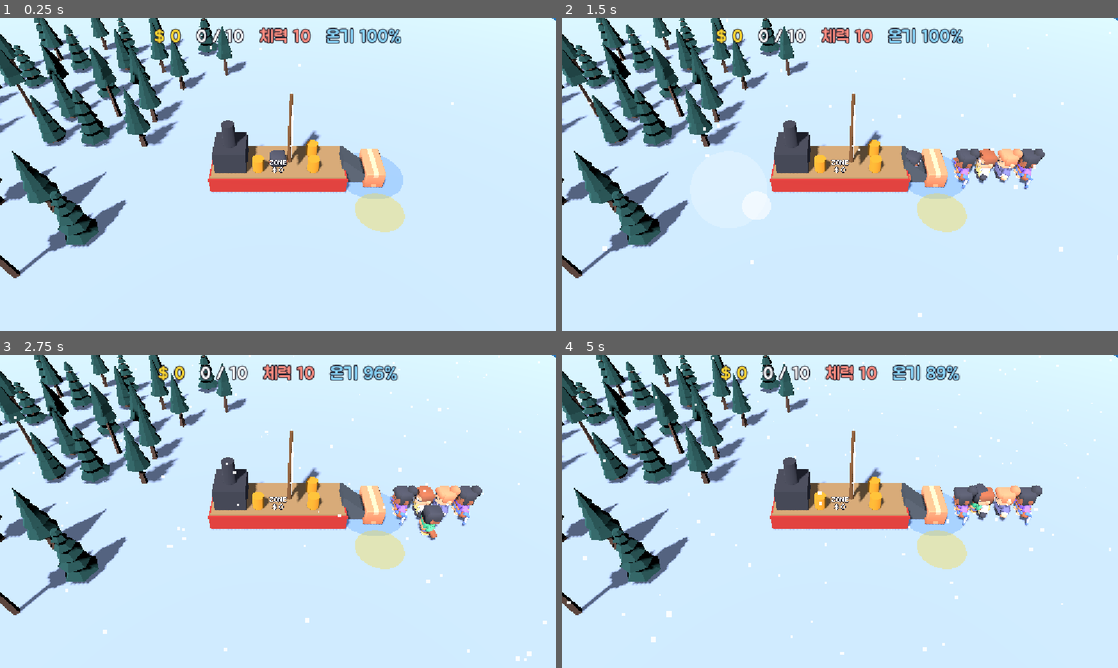
Above: before the commit, frames 1-4 (two rows, left to right).
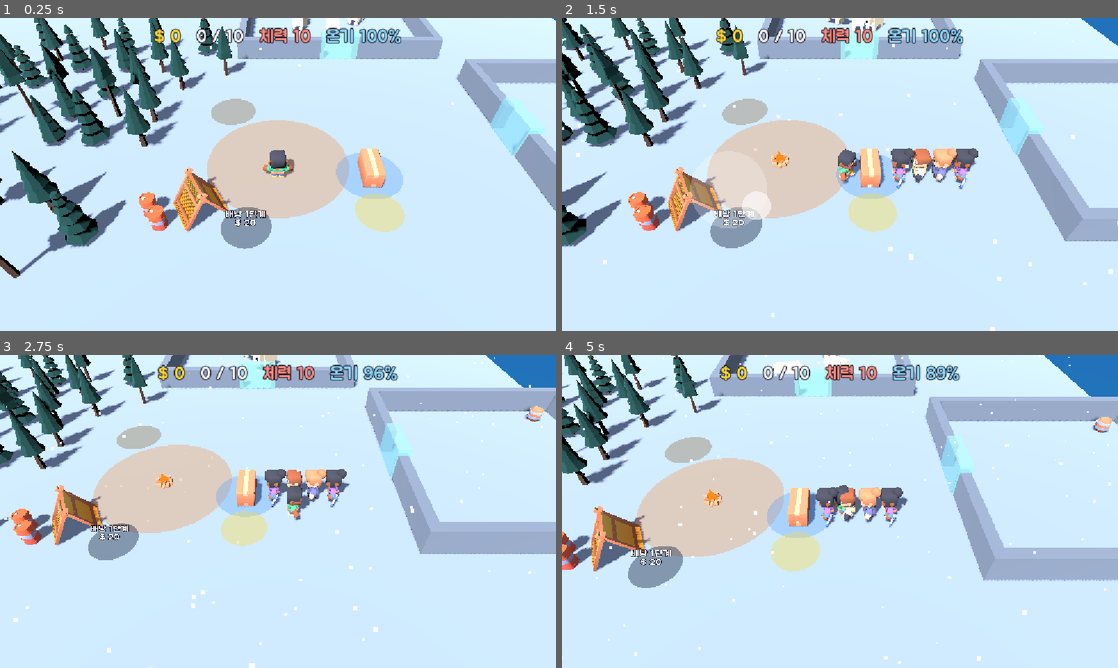
Above: after the commit, the same moments.

Repository: kimpro4214/FrostCamp
Game: Godot game, scene res://frost_camp/scenes/main.tscn
Same seed, same stepped clock (60 frames per second), same inputs: the game is played once before the commit and once after it.
Inputs (mouse positions are in pixels of both pictures, inside the frame that each line leads up to):
- Up to frame 1 (0.25 s): no input
- Up to frame 2 (1.5 s): move the mouse to (962, 158) at 0.52 s; hold D 0.53-1.25 s; click (962, 158) at 0.67 s; drag from (728, 190) to (812, 237) at 1.27 s
- Up to frame 3 (2.75 s): move the mouse to (333, 442) at 2.02 s; hold D from 2.03 s (still down)
- Up to frame 4 (5 s): release D at 2.75 s; drag from (812, 574) to (673, 464) at 2.77 s; move the mouse to (1006, 558) at 3.52 s; hold A 3.53-4.25 s; drag from (673, 464) to (756, 433) at 4.27 s

The runs differ from the first frame. In frame 1, 16% of the frame differs, in the area x 2-100%, y 0-82%; in frame 2, 36%; in frame 3, 35%; in frame 4, 38%, in the area x 0-100%, y 0-99%.
Error before the commit: Invalid call to function 'setup' in base 'Node3D (zone_view.gd)'. Expected 4 argument(s). (res://frost_camp/scenes/main.gd:54)

Commit message:
feat: 프로스트 캠프 시설 체력바·파손 연출·수리 존 화면 추가

Diff:
--- a/frost_camp/data/text.json
+++ b/frost_camp/data/text.json
@@ -16,6 +16,7 @@
 		"ship_engine": "엔진",
 		"ship_blade": "쇄빙날",
 		"ship_mast": "돛대",
-		"ship_fuel": "연료"
+		"ship_fuel": "연료",
+		"repair": "수리"
 	}
 }
--- a/frost_camp/scenes/main.gd
+++ b/frost_camp/scenes/main.gd
@@ -9,6 +9,7 @@
 const RegionScene := preload("res://frost_camp/scenes/region.tscn")
 const WorkerScene := preload("res://frost_camp/scenes/worker.tscn")
 const HeatScene := preload("res://frost_camp/scenes/heat.tscn")
+const StructureView := preload("res://frost_camp/scenes/structure_view.gd")
 const Juice := preload("res://frost_camp/scenes/juice.gd")
 const Sfx := preload("res://frost_camp/scenes/sfx.gd")
 const ESCAPE_SAIL_TIME := 5.0
@@ -51,7 +52,9 @@
 	for i in sim.zones.size():
 		var zone := ZoneScene.instantiate()
 		$Zones.add_child(zone)
-		zone.setup(sim, i, zone_names.get(sim.zones[i].id, sim.zones[i].id))
+		var purchase_zone := sim.zones[i]
+		zone.setup(sim, purchase_zone, zone_names.get(purchase_zone.id, purchase_zone.id),
+			func() -> bool: return sim.is_zone_available(purchase_zone))
 	for i in sim.bears.size():
 		var bear := BearScene.instantiate()
 		$Bears.add_child(bear)
@@ -66,6 +69,7 @@
 		heat.setup(sim, i)
 	_place_decor(GameData.load_json(GameData.LAYOUT_PATH).decor)
 	$Woodpile.setup(sim)
+	_place_structures(zone_names.get("repair", "repair"))
 	$Ship.setup(sim)
 	sim.worker_hired.connect(_on_worker_hired)
 	sim.zone_purchased.connect(_on_zone_purchased)
@@ -80,6 +84,22 @@
 	_bake_navigation()
 
 
+## 시설마다 체력 표시와 수리 존을 붙인다. 판매대는 계산대 모델, 적치장은 통나무 더미가 부서지는 대상이다.
+func _place_structures(repair_name: String) -> void:
+	for i in sim.structures.size():
+		var structure := sim.structures[i]
+		var target: Node3D = $Woodpile/Logs
+		for j in sim.stalls.size():
+			if sim.stalls[j].structure == structure:
+				target = $Stalls.get_child(j).get_node("Counter")
+		var view := StructureView.new()
+		$Structures.add_child(view)
+		view.setup(sim, i, target)
+		var zone := ZoneScene.instantiate()
+		$Zones.add_child(zone)
+		zone.setup(sim, structure.repair, repair_name, structure.is_broken)
+
+
 ## sim 이벤트마다 효과음을 붙인다.
 func _connect_sounds() -> void:
 	sim.tree_hit.connect(func(i: int, _a: SimAgent) -> void: _sfx.play_at("chop", sim.trees[i].pos))
@@ -90,6 +110,9 @@
 	sim.zone_purchased.connect(func(_id: String, _level: int) -> void: _sfx.play("purchase"))
 	sim.worker_hired.connect(func(_i: int) -> void: _sfx.play("hire"))
 	sim.game_won.connect(func() -> void: _sfx.play("win"))
+	sim.structure_hit.connect(func(i: int, _damage: int) -> void: _sfx.play_at("crack", sim.structures[i].pos))
+	sim.structure_broken.connect(func(i: int) -> void: _sfx.play_at("break", sim.structures[i].pos))
+	sim.structure_repaired.connect(func(_i: int) -> void: _sfx.play("purchase"))
 
 
 ## 돈이 줄면(구매 존에 넣는 중) 틱, 등 뒤 스택이 늘면 집는 소리, 줄면 내려놓는 소리, 걸으면 발소리.
--- a/frost_camp/scenes/main.tscn
+++ b/frost_camp/scenes/main.tscn
@@ -112,6 +112,8 @@
 
 [node name="Woodpile" parent="." instance=ExtResource("5_woodpile")]
 
+[node name="Structures" type="Node3D" parent="."]
+
 [node name="Workers" type="Node3D" parent="."]
 
 [node name="Player" parent="." instance=ExtResource("3_player")]
--- a/frost_camp/scenes/sfx.gd
+++ b/frost_camp/scenes/sfx.gd
@@ -20,6 +20,8 @@
 	"step": [["impact/footstep_snow_000", "impact/footstep_snow_001", "impact/footstep_snow_002",
 		"impact/footstep_snow_003", "impact/footstep_snow_004"], -14.0, 0.15],
 	"win": [["jingles/jingles_SAX01"], 0.0, 1.0],
+	"crack": [["impact/impactPlank_medium_000", "impact/impactPlank_medium_001", "impact/impactPlank_medium_002"], 0.0, 0.06],
+	"break": [["impact/impactWood_heavy_000", "impact/impactWood_heavy_001", "impact/impactWood_heavy_002"], 5.0, 0.2],
 }
 const VOICES := 16
 const PITCH_JITTER := 0.08
--- /dev/null
+++ b/frost_camp/scenes/structure_view.gd
@@ -0,0 +1,136 @@
+extends Node3D
+## 기지 시설 하나의 체력 표시. 다치면 머리 위에 체력바가 뜨고, 맞을 때마다 빨간 숫자와 흔들림이 나온다.
+## 부서지면 대상 모델이 기울고 어두워지며 연기가 나고, 수리되면 원래대로 튀어 오른다.
+
+const Juice := preload("res://frost_camp/scenes/juice.gd")
+const BAR_WIDTH := 1.6
+const BAR_HEIGHT := 0.16
+## 시설 종류별 체력바 높이
+const BAR_Y := {"stall": 2.4, "woodpile": 1.8}
+const FULL_COLOR := Color(0.35, 0.85, 0.4)
+const LOW_COLOR := Color(0.95, 0.3, 0.25)
+const BROKEN_TILT := 0.3
+
+var sim: FrostSim
+var index: int
+var _target: Node3D
+var _bar: Node3D
+var _fill: MeshInstance3D
+var _fill_material: StandardMaterial3D
+var _smoke: CPUParticles3D
+var _dark: StandardMaterial3D
+var _base_position: Vector3
+var _base_scale: Vector3
+
+
+## target은 부서질 때 기울이고 어둡게 만들 모델이다.
+func setup(frost_sim: FrostSim, structure_index: int, target: Node3D) -> void:
+	sim = frost_sim
+	index = structure_index
+	_target = target
+	_base_position = target.position
+	_base_scale = target.scale
+	var structure := sim.structures[index]
+	position = Vector3(structure.pos.x, 0.0, structure.pos.y)
+	_build_bar(BAR_Y.get(structure.kind, 2.0))
+	_build_smoke()
+	_dark = StandardMaterial3D.new()
+	_dark.shading_mode = BaseMaterial3D.SHADING_MODE_UNSHADED
+	_dark.transparency = BaseMaterial3D.TRANSPARENCY_ALPHA
+	_dark.albedo_color = Color(0.08, 0.06, 0.06, 0.55)
+	sim.structure_hit.connect(_on_hit)
+	sim.structure_broken.connect(_on_broken)
+	sim.structure_repaired.connect(_on_repaired)
+
+
+func _process(_delta: float) -> void:
+	var structure := sim.structures[index]
+	_bar.visible = structure.hp < structure.max_hp
+	var ratio := float(structure.hp) / structure.max_hp
+	_fill.scale.x = maxf(ratio, 0.001)
+	_fill.position.x = -BAR_WIDTH * (1.0 - ratio) / 2.0
+	_fill_material.albedo_color = LOW_COLOR.lerp(FULL_COLOR, ratio)
+
+
+func _build_bar(height: float) -> void:
+	_bar = Node3D.new()
+	_bar.position.y = height
+	add_child(_bar)
+	var back := MeshInstance3D.new()
+	back.mesh = _box(Vector3(BAR_WIDTH + 0.08, BAR_HEIGHT + 0.08, 0.04), Color(0.1, 0.1, 0.14))
+	_bar.add_child(back)
+	_fill = MeshInstance3D.new()
+	_fill.mesh = _box(Vector3(BAR_WIDTH, BAR_HEIGHT, 0.06), FULL_COLOR)
+	_fill_material = _fill.mesh.material
+	_bar.add_child(_fill)
+	_bar.visible = false
+
+
+func _build_smoke() -> void:
+	_smoke = CPUParticles3D.new()
+	var mesh := SphereMesh.new()
+	mesh.radius = 0.25
+	mesh.height = 0.5
+	var material := StandardMaterial3D.new()
+	material.shading_mode = BaseMaterial3D.SHADING_MODE_UNSHADED
+	material.transparency = BaseMaterial3D.TRANSPARENCY_ALPHA
+	material.albedo_color = Color(0.3, 0.3, 0.32, 0.6)
+	mesh.material = material
+	_smoke.mesh = mesh
+	_smoke.emitting = false
+	_smoke.amount = 10
+	_smoke.lifetime = 1.6
+	_smoke.position.y = 0.8
+	_smoke.direction = Vector3.UP
+	_smoke.spread = 20.0
+	_smoke.gravity = Vector3(0.0, 0.6, 0.0)
+	_smoke.initial_velocity_min = 0.6
+	_smoke.initial_velocity_max = 1.2
+	_smoke.scale_amount_min = 0.6
+	_smoke.scale_amount_max = 1.4
+	add_child(_smoke)
+
+
+static func _box(size: Vector3, color: Color) -> BoxMesh:
+	var box := BoxMesh.new()
+	box.size = size
+	var material := StandardMaterial3D.new()
+	material.shading_mode = BaseMaterial3D.SHADING_MODE_UNSHADED
+	material.albedo_color = color
+	box.material = material
+	return box
+
+
+func _on_hit(hit_index: int, damage: int) -> void:
+	if hit_index != index:
+		return
+	Juice.float_text(self, global_position + Vector3(0.0, _bar.position.y + 0.4, 0.0), "-%d" % damage, LOW_COLOR)
+	var tween := create_tween()
+	tween.tween_property(_target, "position", _base_position + Vector3(0.12, 0.0, 0.0), 0.04)
+	tween.tween_property(_target, "position", _base_position + Vector3(-0.08, 0.0, 0.0), 0.05)
+	tween.tween_property(_target, "position", _base_position, 0.06)
+
+
+func _on_broken(broken_index: int) -> void:
+	if broken_index != index:
+		return
+	create_tween().tween_property(_target, "rotation:z", BROKEN_TILT, 0.25) \
+		.set_trans(Tween.TRANS_BOUNCE).set_ease(Tween.EASE_OUT)
+	_set_dark(true)
+	_smoke.emitting = true
+
+
+func _on_repaired(repaired_index: int) -> void:
+	if repaired_index != index:
+		return
+	_target.rotation.z = 0.0
+	_set_dark(false)
+	_smoke.emitting = false
+	_target.scale = _base_scale * Vector3(1.2, 0.8, 1.2)
+	create_tween().tween_property(_target, "scale", _base_scale, 0.35).set_trans(Tween.TRANS_BACK).set_ease(Tween.EASE_OUT)
+	Juice.float_text(self, global_position + Vector3(0.0, _bar.position.y, 0.0), "수리 완료", FULL_COLOR, 56)
+
+
+func _set_dark(dark: bool) -> void:
+	for mesh in _target.find_children("*", "MeshInstance3D", true, false):
+		mesh.material_overlay = _dark if dark else null
Not shown, added: frost_camp/scenes/structure_view.gd.uid
